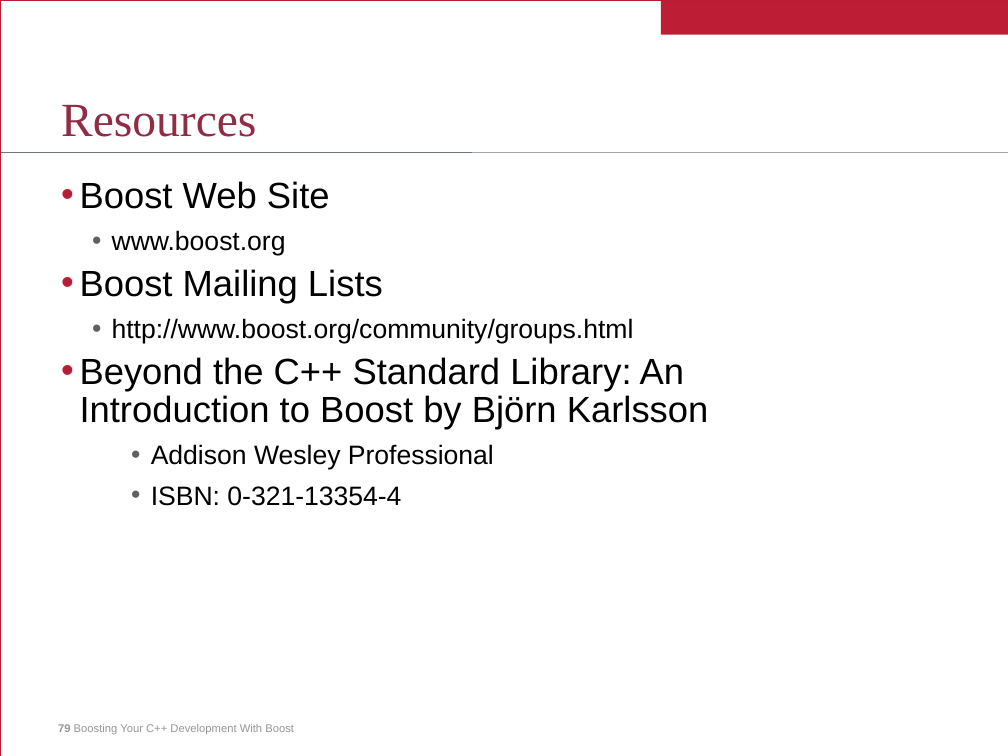
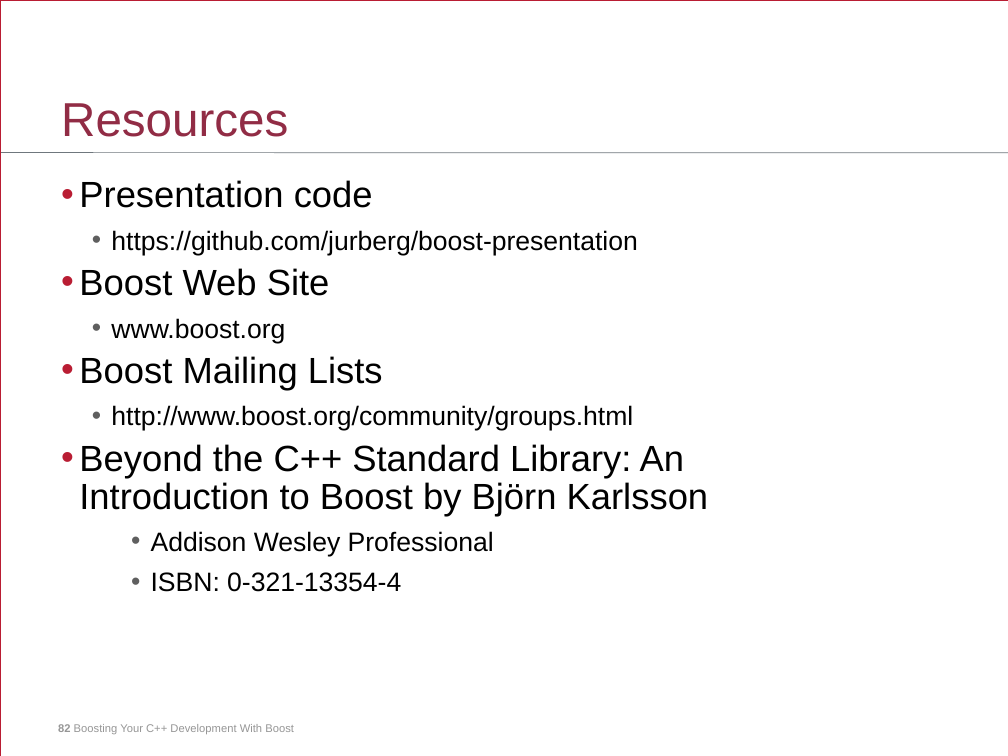
Before and after one commit to jurberg/boost-presentation, a slide deck: slide 82 of boost-presentation.ppt (slide 79 before the commit). Drawn at 1008x756 pixels with LibreOffice and Linux fonts; fonts in the diff are those of the drawing. Boxes give left, top, right and bottom in pixels: in the first picture for what was removed or moved away, otherwise in the second. Text is boxed around its words. In the diff, an @@ line names an element or a change of style, - is before the commit and + after.

```diff
--- a/boost-presentation.ppt
+++ b/boost-presentation.ppt
@@ rectangle removed at box(661, 0, 1008, 34) @@
@@ title "Resources" at box(61, 103, 288, 137): font Times New Roman to Arial; line spacing 35pt to 34.9pt @@
@@ text at box(79, 180, 637, 255): paragraphs added @@
+• Presentation code
+  • https://github.com/jurberg/boost-presentation
@@ text at box(79, 268, 709, 592): line spacing 27pt to 26.9pt; line spacing 22pt to 21.9pt; indent changed @@
@@ text at box(58, 724, 294, 734): text changed @@
-79 Boosting Your C++ Development With Boost
+82 Boosting Your C++ Development With Boost
```
Also in this commit, not shown: 74 other slides changed, 8 slides added, 5 slides removed, 1 other file.
